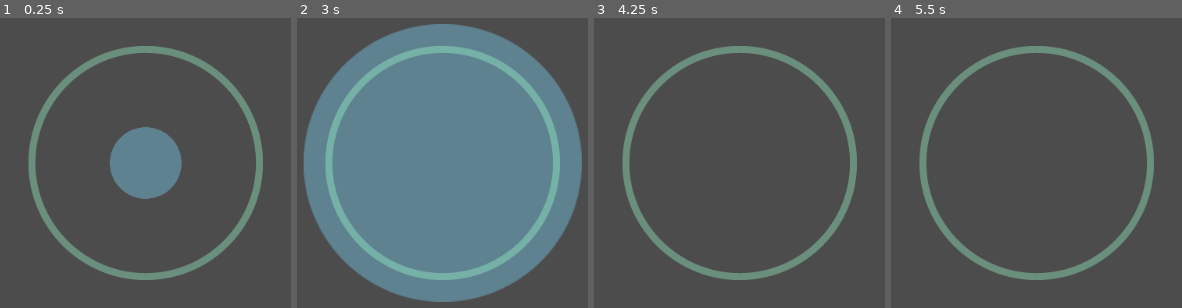
Above: before the commit, frames 1-4 (left to right).
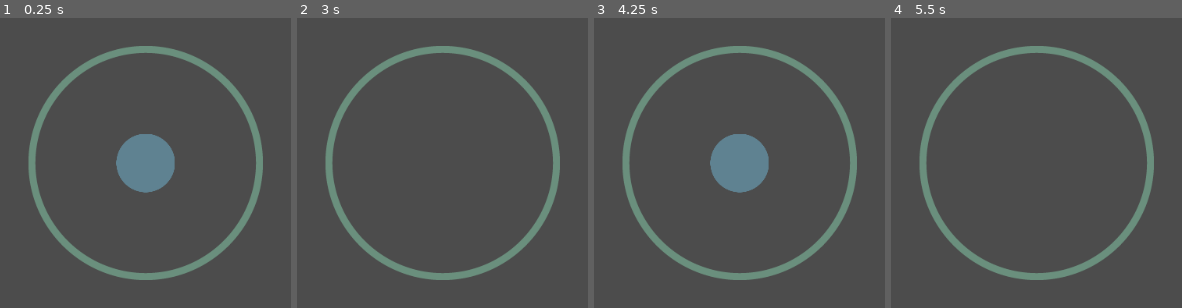
Above: after the commit, the same moments.

Repository: MikeTeok/test_butt_name
Game: Godot game, scene res://Game.tscn
Same seed, same stepped clock (60 frames per second), same inputs: the game is played once before the commit and once after it.
Inputs:
- Up to frame 1 (0.25 s): no input
- Up to frame 2 (3 s): hold Space (ui_select) 0.53-1.28 s; tap Space (ui_select) at 1.35, 1.52, 1.82, 2.85 s; tap Enter at 2 s; hold Space (ui_select) 2.03-2.78 s
- Up to frame 3 (4.25 s): tap Space (ui_select) at 3.02, 3.32 s; tap Enter at 3.5 s; hold Space (ui_select) from 3.53 s (still down)
- Up to frame 4 (5.5 s): release Space (ui_select) at 4.28 s; tap Space (ui_select) at 4.35, 4.52, 4.82, 5 s; hold Space (ui_select) from 5.03 s (still down)

The runs differ from the first frame. In frame 1, 1.6% of the frame differs, in the area x 37-63%, y 37-63%; in frame 2, 72%, in the area x 2-98%, y 2-98%; in frame 3, 3.2%; in frame 4, nothing differs.

Commit message:
Refactored and fix animation
Refactored and fix animation, also change timer to 1s

Diff:
--- a/Game.gd
+++ b/Game.gd
@@ -13,9 +13,12 @@
 
 func _input(delta):
 	if(Input.is_action_pressed("ui_select")):
-		var butt_note_delete = butt_note_list.pop_front()
-		if butt_note_delete != null:
-			butt_note_delete.queue_free()
+		delete_butt_note()
+
+func delete_butt_note():
+	var butt_note_delete = butt_note_list.pop_front()
+	if butt_note_delete != null:
+		butt_note_delete.queue_free()
 
 func add_butt_note():
 	var butt_note = butt_note_scene.instance()
@@ -29,6 +32,4 @@
 	add_butt_note()
 
 func _on_butt_timeout():
-	var butt_note_delete = butt_note_list.pop_front()
-	if butt_note_delete != null:
-		butt_note_delete.queue_free()
+	delete_butt_note()
--- a/Game.tscn
+++ b/Game.tscn
@@ -11,7 +11,6 @@
 position = Vector2( 550, 300 )
 
 [node name="Timer" type="Timer" parent="."]
-wait_time = 3.0
 autostart = true
 
 [connection signal="timeout" from="Timer" to="." method="_on_Timer_timeout"]
--- a/butt/butt.tscn
+++ b/butt/butt.tscn
@@ -3,7 +3,7 @@
 [ext_resource path="res://butt/butt2.png" type="Texture" id=1]
 [ext_resource path="res://butt/butt.gd" type="Script" id=2]
 
-[sub_resource type="Animation" id=2]
+[sub_resource type="Animation" id=1]
 length = 1.2
 tracks/0/type = "value"
 tracks/0/path = NodePath("Sprite:scale")
@@ -12,10 +12,10 @@
 tracks/0/imported = false
 tracks/0/enabled = true
 tracks/0/keys = {
-"times": PoolRealArray( 0, 1.2, 1.5 ),
-"transitions": PoolRealArray( 1, 1, 1 ),
+"times": PoolRealArray( 0, 1.2 ),
+"transitions": PoolRealArray( 1, 1 ),
 "update": 0,
-"values": [ Vector2( 0.0733333, 0.0733333 ), Vector2( 1.18623, 1.18623 ), Vector2( 1.46445, 1.46445 ) ]
+"values": [ Vector2( 1e-05, 1e-05 ), Vector2( 1.2, 1.2 ) ]
 }
 
 [node name="ButtNote" type="Node2D"]
@@ -24,8 +24,8 @@
 
 [node name="Sprite" type="Sprite" parent="."]
 position = Vector2( -2.38419e-07, -2.38419e-07 )
-scale = Vector2( 1.18623, 1.18623 )
+scale = Vector2( 1e-05, 1e-05 )
 texture = ExtResource( 1 )
 
 [node name="AnimationPlayer" type="AnimationPlayer" parent="."]
-anims/grow = SubResource( 2 )
+anims/grow = SubResource( 1 )
